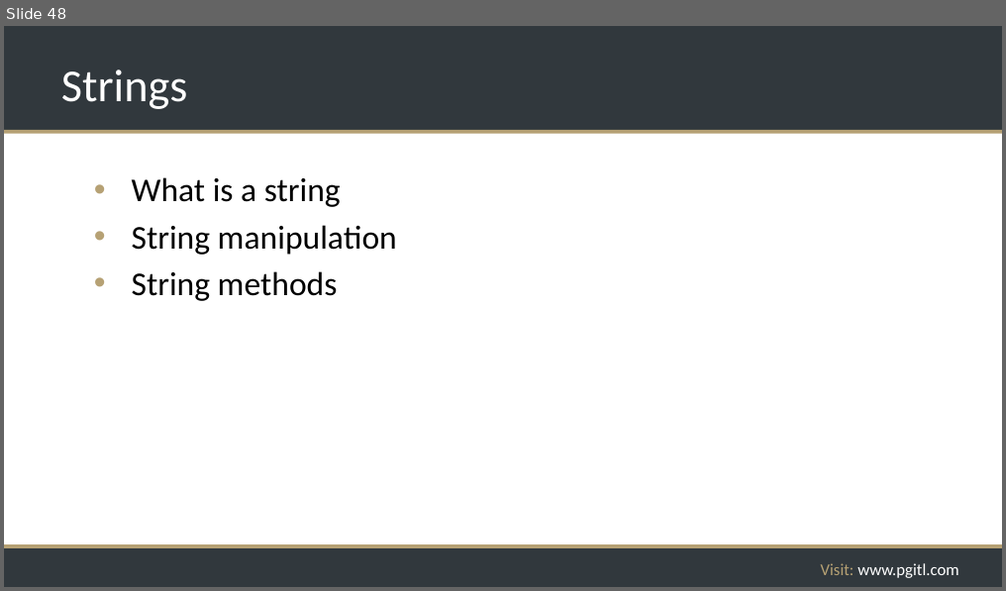
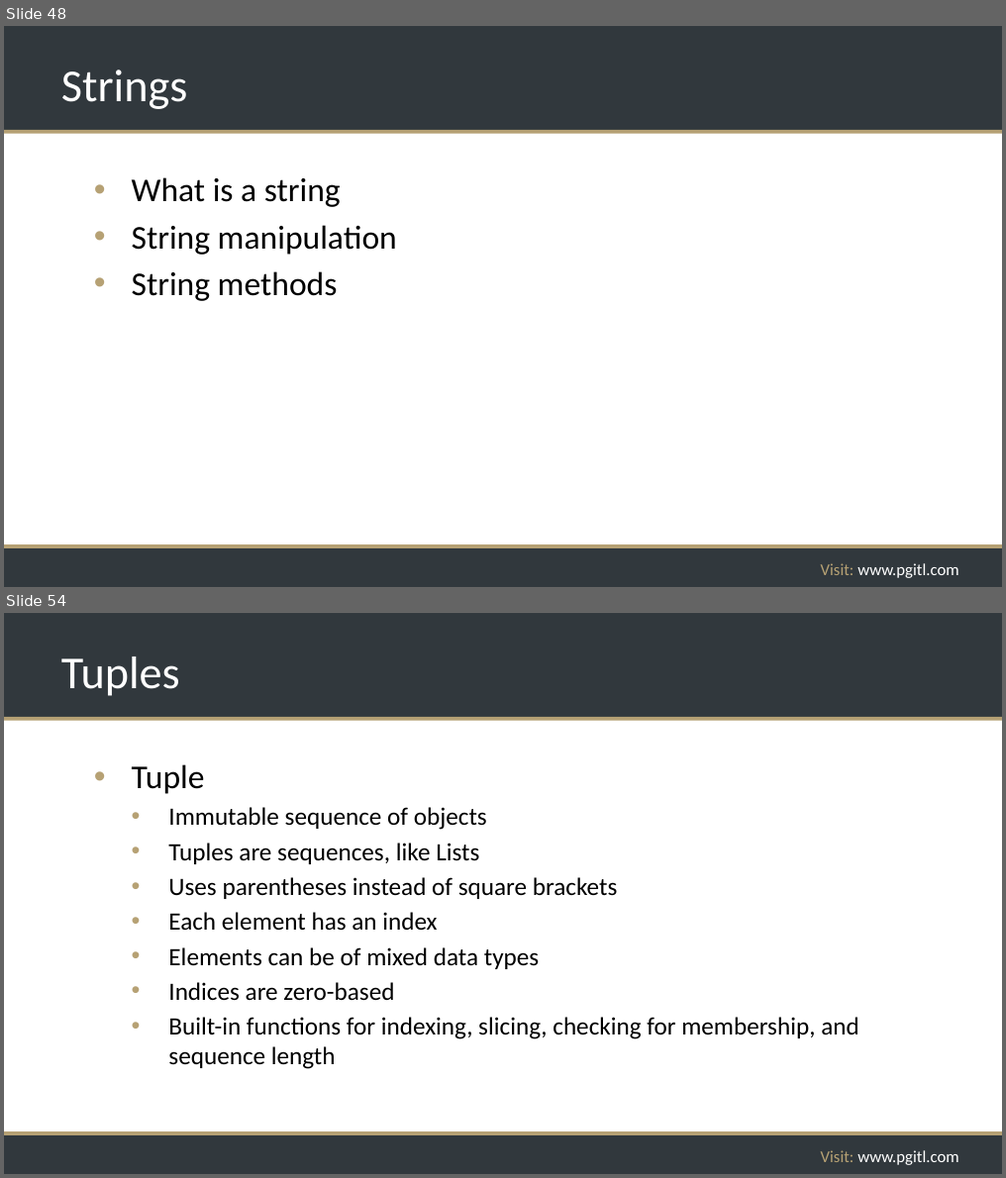
Before and after one commit to rikkouri/project-a, a slide deck: Programming Foundations.pptx. Shown one above the other, each under a label of ours: slide 48 before the commit, slides 48 and 54 after it; the slides between them are not shown. The pictures are 1006x591 and 1006x1178 pixels, drawn with LibreOffice and Linux fonts; fonts in the diff are those of the drawing; background and template pictures are left out. Boxes give left, top, right and bottom in pixels: in the first picture for what was removed or moved away, otherwise in the second. Text is boxed around its words. In the diff, an @@ line names an element or a change of style, - is before the commit and + after.

```diff
--- a/Programming Foundations.pptx
+++ b/Programming Foundations.pptx
@@ slide 54 added at (x1=4, y1=613, x2=1002, y2=1174), background #FFFFFF; not listed: 5 template elements that a slide beside it also shows @@
@@ title added at (x1=61, y1=657, x2=180, y2=696), 44 pt, text #FFFFFF @@
+Tuples
@@ text added at (x1=132, y1=764, x2=859, y2=1069), 24 pt, text #000000 @@
+• Tuple
+  • Immutable sequence of objects
+  • Tuples are sequences, like Lists
+  • Uses parentheses instead of square brackets
+  • Each element has an index
+  • Elements can be of mixed data types
+  • Indices are zero-based
+  • Built-in functions for indexing, slicing, checking for membership, and sequence length
```
Also in this commit, not shown: 1 slide changed, 6 other slides added.
